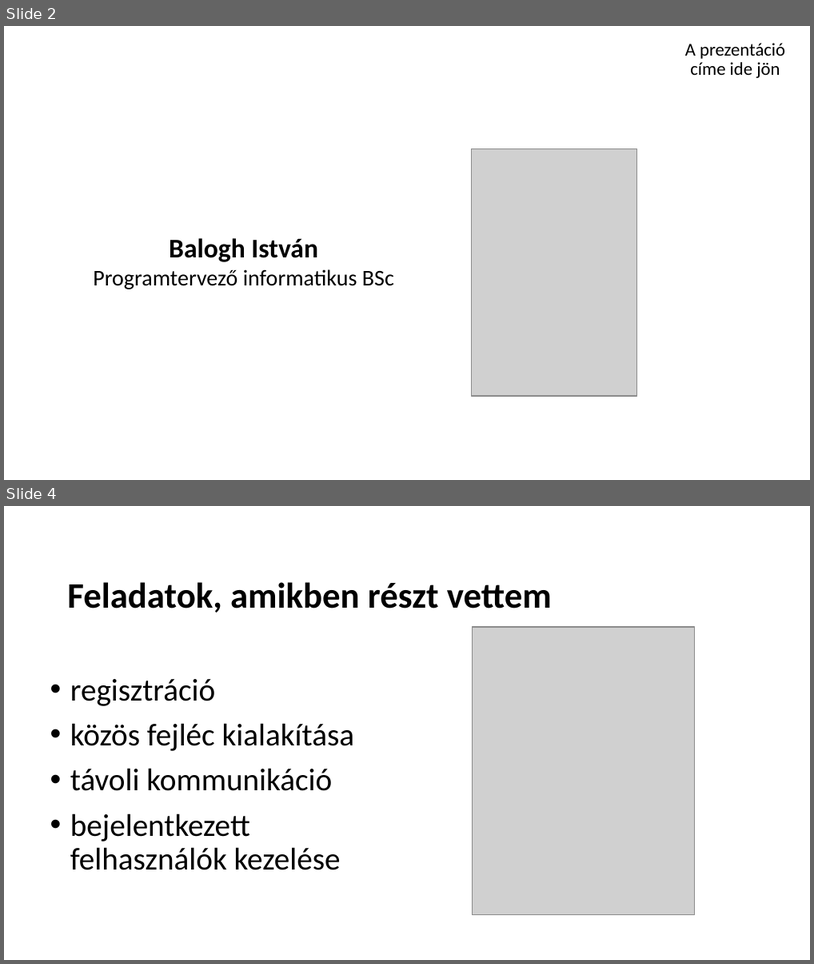
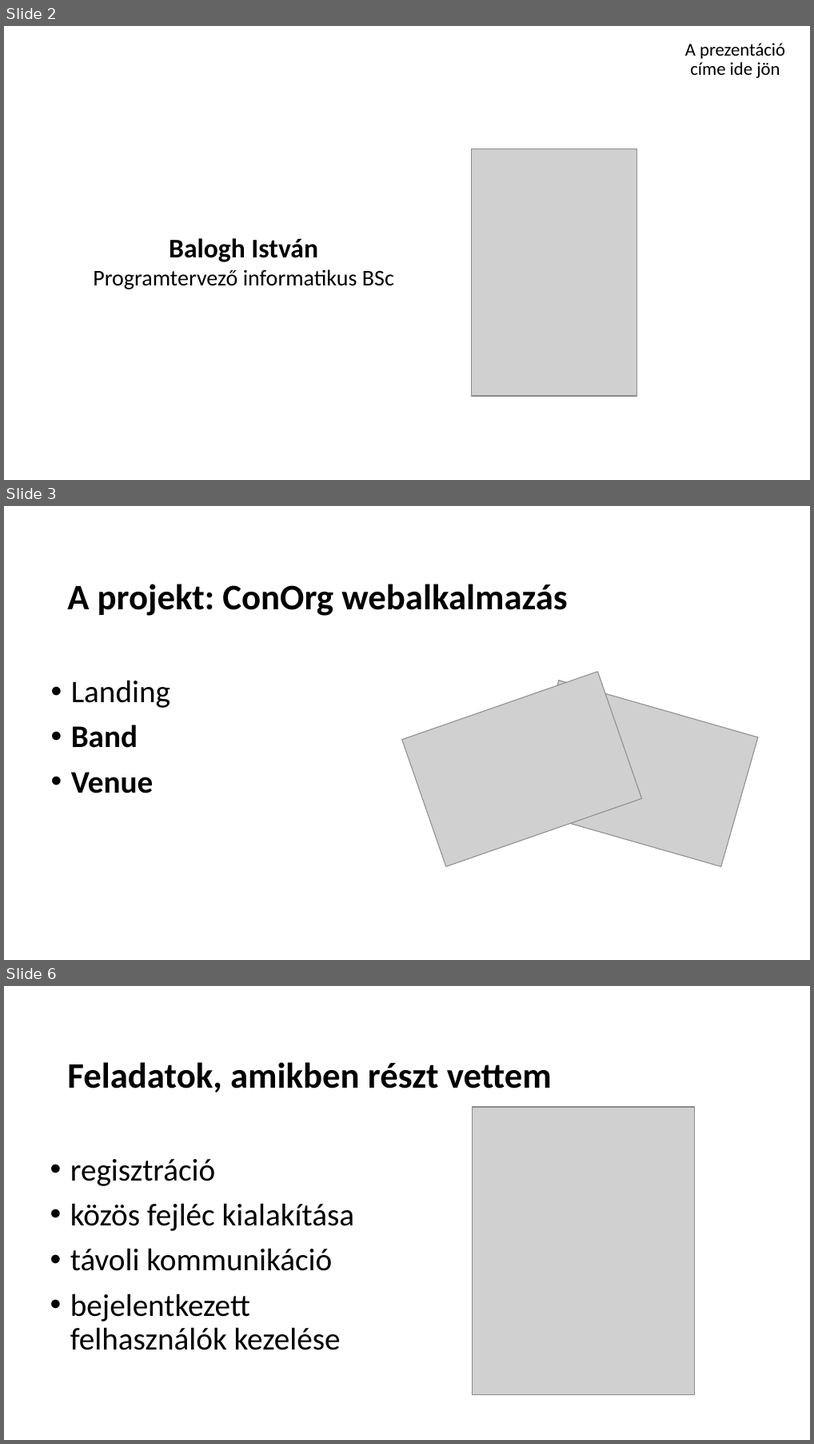
Before and after one commit to schonherz-java-ee-2016-summer/project, a slide deck: presentations/landing/Balogh_Istvan/Balogh_Istvan_prezentacio.pptx. Shown one above the other, each under a label of ours: slides 2 and 4 before the commit, slides 2, 3 and 6 after it; the slides between them are not shown. The pictures are 814x964 and 814x1444 pixels, drawn with LibreOffice and Linux fonts; fonts in the diff are those of the drawing; grey boxes stand for pictures; background and template pictures are left out. Boxes give left, top, right and bottom in pixels: in the first picture for what was removed or moved away, otherwise in the second. Text is boxed around its words. In the diff, an @@ line names an element or a change of style, - is before the commit and + after.

```diff
--- a/presentations/landing/Balogh_Istvan/Balogh_Istvan_prezentacio.pptx
+++ b/presentations/landing/Balogh_Istvan/Balogh_Istvan_prezentacio.pptx
@@ slide 3 added at [4, 506, 810, 960], background picture (left out) @@
@@ title added at [67, 584, 567, 616], 32 pt, text #000000, bold @@
+A projekt: ConOrg webalkalmazás
@@ picture added at [402, 672, 642, 867] @@
@@ text added at [71, 680, 170, 793], 28 pt, text #000000, bold @@
+• Landing
+• Band
+• Venue
@@ picture added at [522, 680, 758, 867] @@
@@ what was slide 4 is now slide 6 @@
```
Also in this commit, not shown: 1 slide changed, 1 other slide added.
